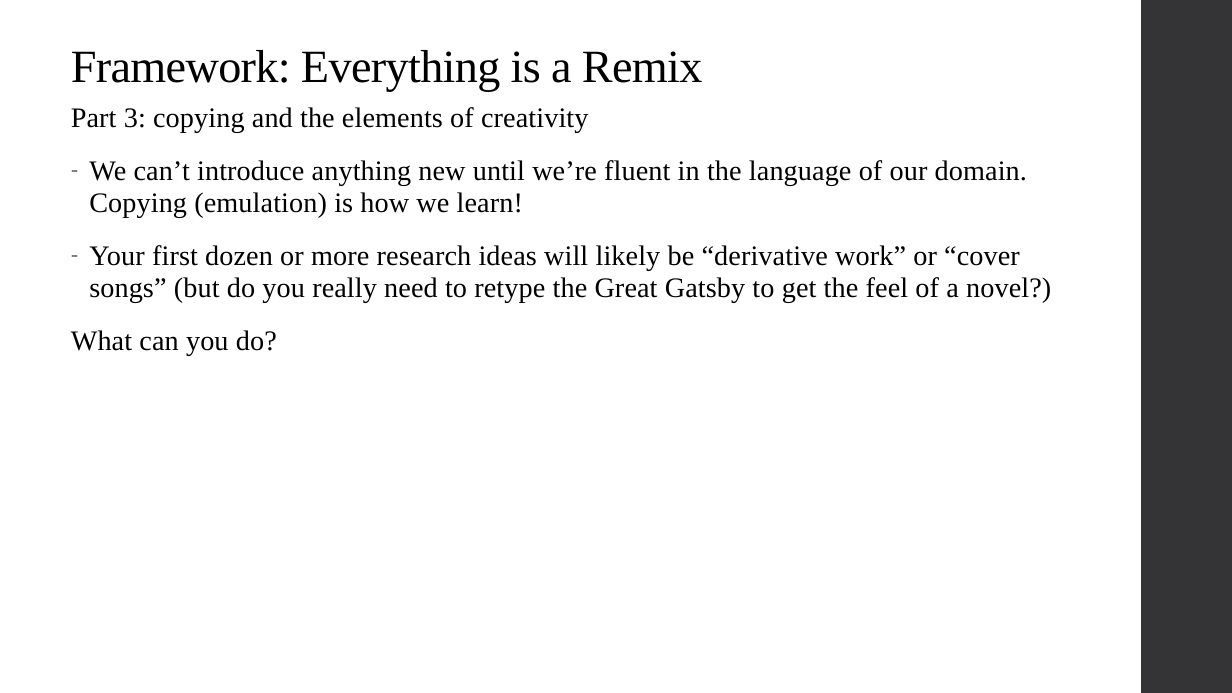
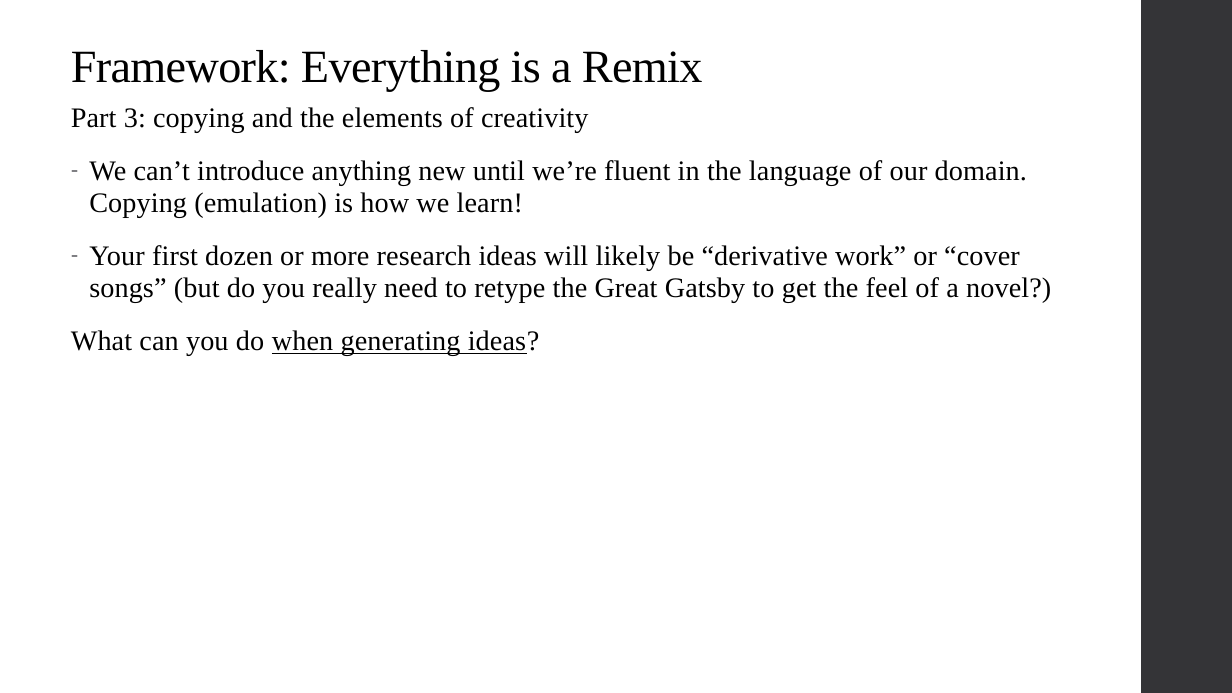
Before and after one commit to alex-hoagland/HAD5744, a slide deck: slide 45 of Lecture05_DataCleaning/Lecture5_DataCleaning-ResearchDesign.pptx (slide 39 before the commit). Drawn at 1232x693 pixels with LibreOffice and Linux fonts; fonts in the diff are those of the drawing. Boxes give left, top, right and bottom in pixels: in the first picture for what was removed or moved away, otherwise in the second. Text is boxed around its words. In the diff, an @@ line names an element or a change of style, - is before the commit and + after.

Commit message:
Updates to Lecture 5 and correction for Assignment 2
Updated Lecture 5 R code and slides. Typo correction for Assignment2.pdf

```diff
--- a/Lecture05_DataCleaning/Lecture5_DataCleaning-ResearchDesign.pptx
+++ b/Lecture05_DataCleaning/Lecture5_DataCleaning-ResearchDesign.pptx
@@ text at (71,330,540,355): text changed @@
-What can you do?
+What can you do when generating ideas?
```
Also in this commit, not shown: 9 other slides changed, 6 slides added, 7 other files.
